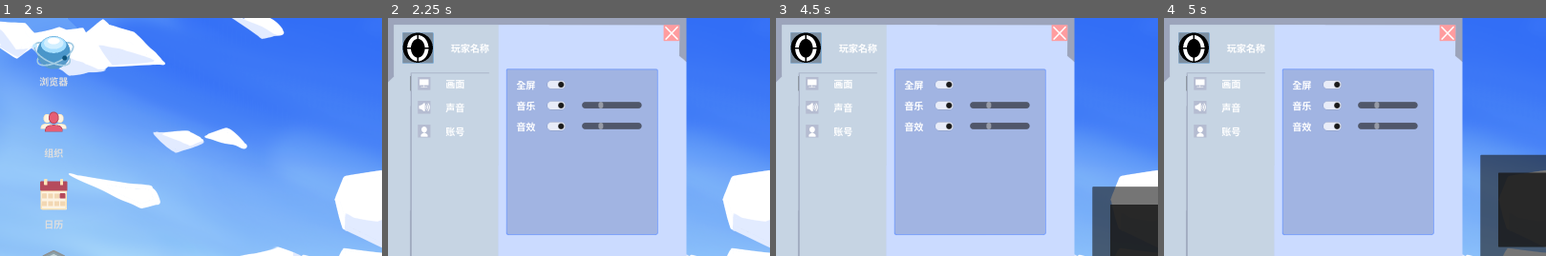
Above: before the commit, frames 1-4 (left to right).
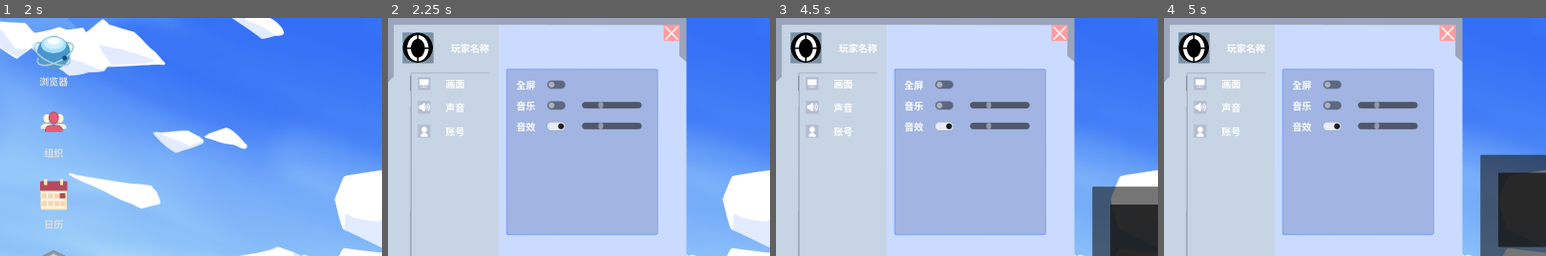
Above: after the commit, the same moments.

Repository: qfwj-lyy/DD
Game: Godot game, scene res://scenes/game_manager.tscn
Same seed, same stepped clock (60 frames per second), same inputs: the game is played once before the commit and once after it.
Inputs (mouse positions are % of the whole screen's width and height, from its top left):
- Up to frame 1 (2 s): click (83, 88) at 0.5 s; click (46, 65) at 1.25 s
- Up to frame 2 (2.25 s): click "设置" at 2 s
- Up to frame 3 (4.5 s): click "日历" at 2.75 s; click "刷新" at 3.5 s; click (59, 98) at 4.25 s
- Up to frame 4 (5 s): no input
The pictures show only the part of the screen within x 0-50%, y 0-50%; the shares and areas given below are measured in that part.

Frame 1 is identical in both runs. In frame 2, 0.3% of the frame differs, in the area x 41-47%, y 26-39%; in frame 3, 0.3%; in frame 4, 0.3%.

Commit message:
optimization

Diff:
--- a/scenes/computer_scene/browser_scene/project_detail_scene.tscn
+++ b/scenes/computer_scene/browser_scene/project_detail_scene.tscn
@@ -5,9 +5,11 @@
 [node name="ProjectDetailScene" type="Control" node_paths=PackedStringArray("project_name_label", "initial_progress_label", "initial_bug_amount_label", "bug_amount_limit_label", "initial_money_label", "initial_mood_label", "initial_skill_label", "description_label")]
 custom_minimum_size = Vector2(980, 360)
 layout_mode = 3
-anchors_preset = 0
-offset_right = 980.0
-offset_bottom = 359.0
+anchors_preset = 15
+anchor_right = 1.0
+anchor_bottom = 1.0
+grow_horizontal = 2
+grow_vertical = 2
 script = ExtResource("1_rvwmx")
 project_name_label = NodePath("ProjectButton/ProjectNameLabel")
 initial_progress_label = NodePath("ProjectButton/InitialProgressLabel")
@@ -23,6 +25,10 @@
 anchors_preset = 15
 anchor_right = 1.0
 anchor_bottom = 1.0
+offset_left = 861.0
+offset_top = 531.0
+offset_right = -733.0
+offset_bottom = -545.0
 grow_horizontal = 2
 grow_vertical = 2
 
--- a/scenes/computer_scene/computer_scene.tscn
+++ b/scenes/computer_scene/computer_scene.tscn
@@ -2891,7 +2891,7 @@
 offset_bottom = 755.0
 mouse_filter = 1
 
-[node name="Label" type="Label" parent="CompanyScene/CompanyDescription"]
+[node name="CompanyDescriptionLabel" type="Label" parent="CompanyScene/CompanyDescription"]
 layout_mode = 1
 anchors_preset = 15
 anchor_right = 1.0
--- a/scenes/computer_scene/mood_buffs.tscn
+++ b/scenes/computer_scene/mood_buffs.tscn
@@ -5,10 +5,18 @@
 [sub_resource type="GDScript" id="GDScript_d84jm"]
 script/source = "extends Buff
 
+
+func _ready() -> void:
+	connect(\"reparented_to_buff_manager\",display_sentence)
+func display_sentence():
+	G.D.display_sentence(\"心情值突破20，获得心情20buff：增加1手牌上限\")
+
+
 func execute():
 	G.P.add_hand_card_amount_limit(1)
 
 func die():
+	G.D.display_sentence(\"失去心情20buff：增加1手牌上限\")
 	G.P.add_hand_card_amount_limit(-1)
 	reparent(G.P.mood_buffs)
 	G.P.mood_buffs.mood_20_buff = self
@@ -17,10 +25,16 @@
 [sub_resource type="GDScript" id="GDScript_t7krb"]
 script/source = "extends Buff
 
+func _ready() -> void:
+	connect(\"reparented_to_buff_manager\",display_sentence)
+func display_sentence():
+	G.D.display_sentence(\"心情值突破50，获得心情50buff：增加2手牌上限\")
+
 func execute():
 	G.P.add_hand_card_amount_limit(2)
 
 func die():
+	G.D.display_sentence(\"失去心情50buff：增加2手牌上限\")
 	G.P.add_hand_card_amount_limit(-2)
 	reparent(G.P.mood_buffs)
 	G.P.mood_buffs.mood_50_buff = self
@@ -29,10 +43,16 @@
 [sub_resource type="GDScript" id="GDScript_kbgpp"]
 script/source = "extends Buff
 
+func _ready() -> void:
+	connect(\"reparented_to_buff_manager\",display_sentence)
+func display_sentence():
+	G.D.display_sentence(\"心情值突破60，获得心情60buff：商店可以刷出稀有卡片\")
+
 func execute():
 	G.M.current_scene.store_scene.can_get_ai_and_party = true
 
 func die():
+	G.D.display_sentence(\"失去心情60buff：商店可以刷出稀有卡片\")
 	G.M.current_scene.store_scene.can_get_ai_and_party = false
 	reparent(G.P.mood_buffs)
 	G.P.mood_buffs.mood_60_buff = self
@@ -41,10 +61,16 @@
 [sub_resource type="GDScript" id="GDScript_5yyiv"]
 script/source = "extends Buff
 
+func _ready() -> void:
+	connect(\"reparented_to_buff_manager\",display_sentence)
+func display_sentence():
+	G.D.display_sentence(\"心情值突破90，获得心情90buff：bug数每单位时间-1\")
+
 func execute():
 	G.P.add_bug_amount(-1)
 
 func die():
+	G.D.display_sentence(\"失去心情90buff：bug数每单位时间-1\")
 	reparent(G.P.mood_buffs)
 	G.P.mood_buffs.mood_90_buff = self
 "
@@ -52,7 +78,13 @@
 [sub_resource type="GDScript" id="GDScript_d88ux"]
 script/source = "extends PropertyBuff
 
+func _ready() -> void:
+	connect(\"reparented_to_buff_manager\",display_sentence)
+func display_sentence():
+	G.D.display_sentence(\"心情值突破100，获得心情100buff：项目进度每回合+3\")
+
 func die():
+	G.D.display_sentence(\"失去心情100buff：项目进度每回合+3\")
 	reparent(G.P.mood_buffs)
 	G.P.mood_buffs.mood_100_buff = self
 "
@@ -75,12 +107,14 @@
 [node name="Mood60Buff" type="Node" parent="."]
 script = SubResource("GDScript_kbgpp")
 duration = -8
+description = "心情60buff：商店可以刷出稀有卡片"
 metadata/_custom_type_script = "uid://dwhc1hbrg4em"
 
 [node name="Mood90Buff" type="Node" parent="."]
 script = SubResource("GDScript_5yyiv")
 duration = -8
 execution_time = 3
+description = "心情90buff：bug数每单位时间-1"
 metadata/_custom_type_script = "uid://dwhc1hbrg4em"
 
 [node name="Mood100Buff" type="Node" parent="."]
@@ -88,4 +122,5 @@
 project_progress = 3
 duration = -8
 execution_time = 2
+description = "心情100buff：项目进度每回合+3"
 metadata/_custom_type_script = "uid://cb260f8732kag"
--- a/scenes/setting_scene.tscn
+++ b/scenes/setting_scene.tscn
@@ -9,7 +9,7 @@
 [ext_resource type="Texture2D" uid="uid://cvwyejayox0q1" path="res://assets/computer_scene/administrator_45x45.png" id="7_8ks4o"]
 [ext_resource type="Texture2D" uid="uid://hvrred57t74d" path="res://assets/computer_scene/close_56x57.png" id="8_30yl2"]
 
-[node name="SettingsScene" type="CanvasLayer" node_paths=PackedStringArray("music_scroll_bar", "sound_scroll_bar", "music_check_button", "sound_check_button")]
+[node name="SettingScene" type="CanvasLayer" node_paths=PackedStringArray("music_scroll_bar", "sound_scroll_bar", "music_check_button", "sound_check_button")]
 script = ExtResource("1_hlosk")
 music_scroll_bar = NodePath("Audio/AudioDetail/MusicScrollBar")
 sound_scroll_bar = NodePath("Audio/AudioDetail/SoundScrollBar")
--- a/scripts/computer_scene/buffs/buff.gd
+++ b/scripts/computer_scene/buffs/buff.gd
@@ -21,8 +21,6 @@
 
 var buff_manager = G.P.buff_manager
 
-func _enter_tree() -> void:
-	pass
 
 func time_goes_by(_time : int):
 	pass
@@ -30,6 +28,7 @@
 func execute():
 	pass
 
+signal reparented_to_buff_manager()
 func reparent_to_buff_manager():
 	match execution_time:
 		ExecutionTime.once:
@@ -45,7 +44,7 @@
 			reparent(buff_manager.each_time)
 		ExecutionTime.each_project_delivery:
 			reparent(buff_manager.each_project_delivery)
-
+	emit_signal("reparented_to_buff_manager")
 
 func die():
 	queue_free()
--- a/scripts/computer_scene/company_scene.gd
+++ b/scripts/computer_scene/company_scene.gd
@@ -7,6 +7,7 @@
 var employee_content : EmployeeContent
 
 
+@onready var company_description_label: Label = $CompanyDescription/CompanyDescriptionLabel
 
 
 func _ready() -> void:
@@ -16,6 +17,7 @@
 
 func select_employee(e : Employee):
 	selected_employee = e
+	company_description_label.text = e.description
 
 func get_staff(e : Employee):
 	for i in 3:
@@ -128,6 +130,10 @@
 func _on_fire_staff_button_up() -> void:
 	fire_anim.play("button_up")
 	if selected_employee:
+		if selected_employee.condition == Employee.Condition.at_store:
+			G.play_sound("illegal_operation")
+			G.D.display_sentence("不能开除还没有入职的员工")
+			return
 		if G.P.money_amount >= selected_employee.severance_pay:
 			selected_employee.be_fired()
 			current_staff_amount -= 1
--- a/scripts/computer_scene/computer_scene.gd
+++ b/scripts/computer_scene/computer_scene.gd
@@ -40,27 +40,3 @@
 
 func time_goes_by(n : int):
 	current_date += n
-
-func choose_project(p_node : Node):
-	if property_manager.current_project:
-		p_node.queue_free()
-		pass
-		pass
-		return
-	var p : Project = p_node.displayed_project
-	G.P.set_current_project(p)
-	G.P.set_money(p.initial_money)
-	G.P.set_mood(p.initial_mood)
-	G.P.set_skill(p.initial_skill)
-	G.P.set_project_progress(p.initial_progress)
-	G.P.set_bug_amount(p.initial_bug_amount)
-	G.P.set_bug_limit(p.bug_amount_limit)
-	G.P.set_bug_rate(p.initial_bug_rate)
-
-
-	for buff_resource in p.initial_buffs:
-		var buff_node = buff_resource.instantiate()
-		add_child(buff_node)
-		buff_node.reparent_to_buff_manager()
-
-	p_node.queue_free()
--- a/scripts/computer_scene/dialogue_manager.gd
+++ b/scripts/computer_scene/dialogue_manager.gd
@@ -62,6 +62,9 @@
 	display_next_scene()
 
 func display_sentence(s : String):
+	if typer and typer.is_running():
+		typer.kill()
+		G.kill_sound("typing")
 	var d_segment = DialogueSegment.new()
 	var d_scene = DialogueScene.new()
 	d_scene.text = s
--- a/scripts/computer_scene/employees/employee.gd
+++ b/scripts/computer_scene/employees/employee.gd
@@ -45,26 +45,27 @@
 	border.visible = false
 #endregion
 
-
+var last_click_time : int
 func _on_gui_input(event: InputEvent) -> void:
 	if event.is_action_pressed("LeftMouseDown"):
 		if condition == Condition.at_store:
-			print("点击到商店里的应聘者")
-
-			if G.M.current_scene.company_scene.current_staff_amount >= G.M.current_scene.company_scene.staff_amount_limit:
-				G.play_sound("illegal_operation")
-				G.D.display_sentence("员工数量达到上限啦！")
-				return
-			if property.use_money(joining_expenditure):
-				G.D.display_sentence("面相这么好，技术肯定不会差")
-				G.M.current_scene.company_scene.get_staff(self)
-				condition = Condition.at_company
-				execute()
+			if Time.get_ticks_msec() - last_click_time <= 300:
+				if G.M.current_scene.company_scene.current_staff_amount >= G.M.current_scene.company_scene.staff_amount_limit:
+					G.play_sound("illegal_operation")
+					G.D.display_sentence("员工数量达到上限啦！")
+					return
+				if property.use_money(joining_expenditure):
+					G.D.display_sentence("面相这么好，技术肯定不会差")
+					G.M.current_scene.company_scene.get_staff(self)
+					condition = Condition.at_company
+					execute()
+				else:
+					G.play_sound("illegal_operation")
+					G.D.display_sentence("没有足够的资金招募该员工")
+					return
 			else:
-				G.play_sound("illegal_operation")
-				G.D.display_sentence("没有足够的资金招募该员工")
-				return
-
+				G.M.current_scene.company_scene.select_employee(self)
+				last_click_time = Time.get_ticks_msec()
 		elif condition == Condition.at_company:
 			G.M.current_scene.company_scene.select_employee(self)
 			animation_player.play("down")
--- a/scripts/computer_scene/project_detail_scene.gd
+++ b/scripts/computer_scene/project_detail_scene.gd
@@ -12,10 +12,7 @@
 
 var property_manager = G.M.current_scene.property_manager
 
-signal click_project(p)
 
-func _ready() -> void:
-	connect("click_project" , G.M.current_scene.choose_project )
 
 func set_project_information(project : Project):
 	displayed_project = project
@@ -29,4 +26,27 @@
 	description_label.text = project.description
 
 func _on_project_button_pressed() -> void:
-	emit_signal("click_project" , self)
+	choose_project()
+
+func choose_project():
+	if G.P.current_project:
+		printerr("in project_detail_scene choose_project()")
+		return
+
+	var p : Project = displayed_project
+	G.P.set_current_project(p)
+	G.P.set_money(p.initial_money)
+	G.P.set_mood(p.initial_mood)
+	G.P.set_skill(p.initial_skill)
+	G.P.set_project_progress(p.initial_progress)
+	G.P.set_bug_amount(p.initial_bug_amount)
+	G.P.set_bug_limit(p.bug_amount_limit)
+	G.P.set_bug_rate(p.initial_bug_rate)
+
+	G.D.display_sentence("接下来就是把项目进度推到100了，好好干，以后年薪百万不是梦啊")
+	for buff_resource in p.initial_buffs:
+		var buff_node = buff_resource.instantiate()
+		add_child(buff_node)
+		buff_node.reparent_to_buff_manager()
+
+	queue_free()
--- a/scripts/computer_scene/supplier_project.gd
+++ b/scripts/computer_scene/supplier_project.gd
@@ -29,6 +29,10 @@
 	open_project_detail()
 
 func open_project_detail():
+	if G.P.current_project:
+		G.play_sound("illegal_operation")
+		G.D.display_sentence("我还是不要同时做多个项目吧")
+		return
 	var project_detail_scene = load("res://scenes/computer_scene/browser_scene/project_detail_scene.tscn").instantiate()
 	project_detail_scene.set_project_information(project)
 	G.M.current_scene.add_child(project_detail_scene)
--- a/scripts/game_manager.gd
+++ b/scripts/game_manager.gd
@@ -22,16 +22,22 @@
 	}
 	# 首先确保文件存在，不存在则手动生成
 	var file = FileAccess.open(G.SETTINGS_PATH,FileAccess.READ)
-
-	file = FileAccess.open(G.SETTINGS_PATH,FileAccess.WRITE)
-	var string = JSON.stringify(standard_data_dictionary)
-	file.store_string(string)
-	file.close()
-	# 有文件存在，则检查参数是否存在
-	#for key in standard_data_dictionary:
-		#if G.read_setting_data(key) == null:
-			#printerr("设置数据文件损坏，自动修复1项")
-			#G.write_setting_data(key , standard_data_dictionary[key])
+	if not file:
+		file = FileAccess.open(G.SETTINGS_PATH,FileAccess.WRITE)
+		var string = JSON.stringify(standard_data_dictionary)
+		file.store_string(string)
+		file.close()
+		print("data文件缺失，已初始化data文件")
+		return
+	# 有文件存在，则检查参数是否存在，不存在就初始化文件
+	for key in standard_data_dictionary:
+		if G.read_setting_data(key) == null:
+			file = FileAccess.open(G.SETTINGS_PATH,FileAccess.WRITE)
+			var string = JSON.stringify(standard_data_dictionary)
+			file.store_string(string)
+			file.close()
+			print("data文件损坏，已经强制初始化data文件")
+			return
 
 # 读取文件并将内存数据初始化
 func read_data_file_and_initialize() -> void:
--- a/scripts/global.gd
+++ b/scripts/global.gd
@@ -24,8 +24,6 @@
 
 	if not dictionary_datas:
 		printerr("数据文件损坏! error in G")
-		print("尝试自动修复")
-		M.inspect_data_file()
 		return
 	dictionary_datas[setting] = condition
 	string = JSON.stringify(dictionary_datas)
@@ -41,17 +39,10 @@
 
 	if dictionary_datas == null:
 		printerr("数据文件损坏! error in G")
-		print("尝试自动修复")
-		M.inspect_data_file()
-
-
 		return null
 	if dictionary_datas.has(setting):
 		return dictionary_datas[setting]
 	else:
 		printerr("数据文件损坏! error in G")
-		print("尝试自动修复")
-		M.inspect_data_file()
-
 		return null
 #endregion
--- a/scripts/main_menu/main_menu.gd
+++ b/scripts/main_menu/main_menu.gd
@@ -26,6 +26,8 @@
 
 func _on_begin_game_button_up() -> void:
 	begin_game_anim.play("button_up")
+	if G.M.has_node("SettingScene"):
+		G.M.get_node("SettingScene").close()
 	var computer_scene = load("res://scenes/computer_scene/computer_scene.tscn").instantiate()
 	G.M.change_main_scene(computer_scene , true , true , true)
 
--- a/scripts/setting_scene.gd
+++ b/scripts/setting_scene.gd
@@ -45,7 +45,12 @@
 func _on_full_screen_check_button_toggled(toggled_on: bool) -> void:
 	global_effect_manager.screen_manager.is_full_screen = toggled_on
 
+
+func close():
+	if G.M.has_node("ComputerScene"):
+		G.D.display_sentence("已经保存设置")
+	write_settings()
+	queue_free()
 func _on_close_texture_gui_input(event: InputEvent) -> void:
 	if event.is_action_released("LeftMouseDown"):
-		write_settings()
-		queue_free()
+		close()
--- a/settings.json
+++ b/settings.json
@@ -1 +1 @@
-{"has_music":true,"has_sound":true,"is_full_screen":true,"music_volume":0.3,"sound_volume":0.3}
+{"has_music":false,"has_sound":true,"is_full_screen":false,"music_volume":0.3,"sound_volume":0.3}
Not shown: 1 places in scenes/computer_scene/computer_scene.tscn that only renumber resources
